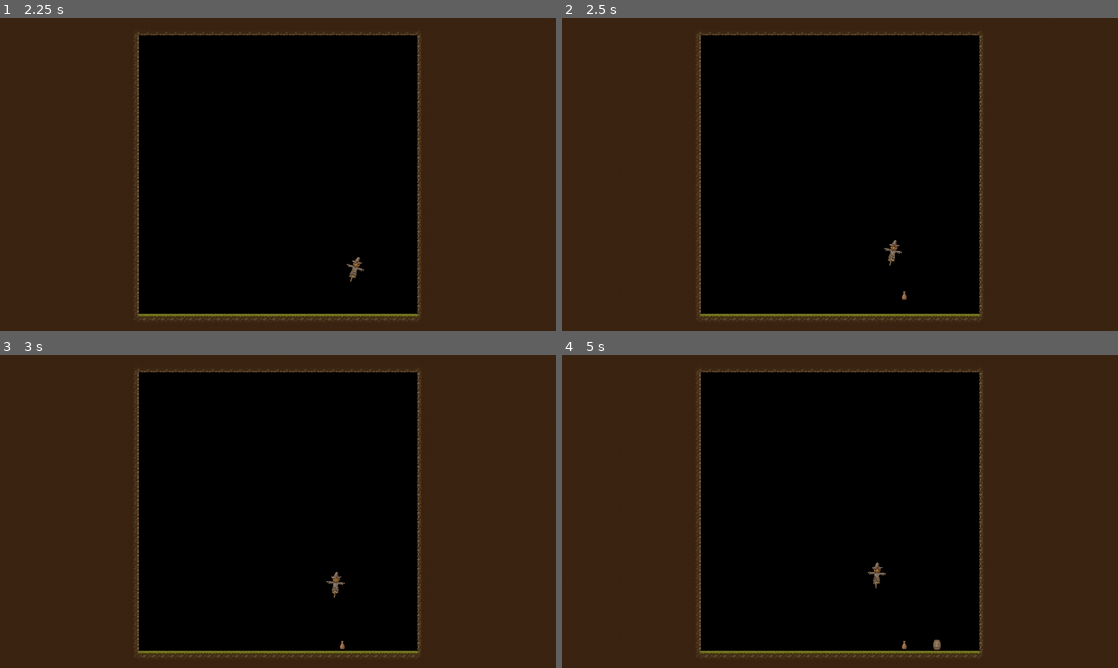
Above: before the commit, frames 1-4 (two rows, left to right).
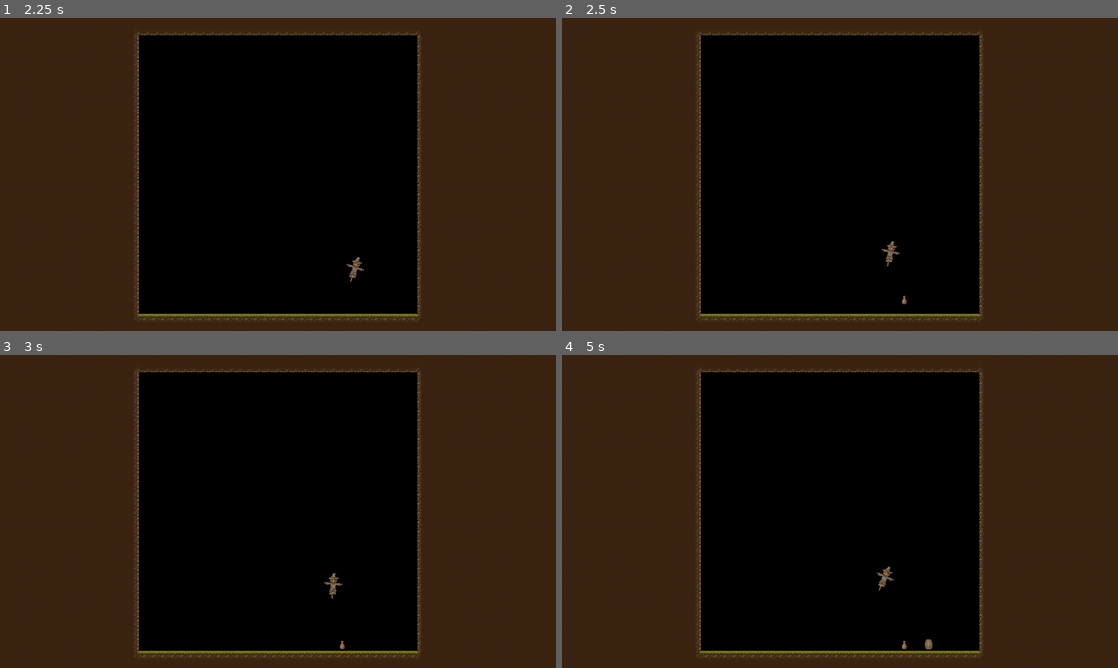
Above: after the commit, the same moments.

Repository: adudewithapc/piktiv-autumn-game-jam-2024
Game: Godot game, scene res://Scenes/Menu.tscn
Same seed, same stepped clock (60 frames per second), same inputs: the game is played once before the commit and once after it.
Inputs:
- Up to frame 1 (2.25 s): click "Play" at 0.5 s; tap Enter (ui_accept) at 1.25 s; hold Right (first_move_right) 1.28-2.03 s; tap Space (jump) at 1.52 s; hold Left (first_move_left) from 2.03 s (still down)
- Up to frame 2 (2.5 s): keep holding Left (first_move_left); tap Space (jump) at 2.27 s
- Up to frame 3 (3 s): release Left (first_move_left) at 2.78 s; hold Right (first_move_right) from 2.78 s (still down)
- Up to frame 4 (5 s): tap Space (jump) at 3.77, 4.52 s; tap Enter (ui_accept) at 4.25 s; release Right (first_move_right) at 4.28 s; hold Left (first_move_left) from 4.28 s (still down)

Frame 1 is identical in both runs. In frame 2, 0.1% of the frame differs, in the area x 57-62%, y 70-92%; in frame 3, 0.1%; in frame 4, 0.3%, in the area x 55-69%, y 66-95%.

Commit message:
changed origin on props

Diff:
--- a/Props/PropSpawner.tscn
+++ b/Props/PropSpawner.tscn
@@ -4,7 +4,7 @@
 [ext_resource type="PackedScene" uid="uid://dnp272tyhjipt" path="res://Props/block_2.tscn" id="3_sbn5i"]
 [ext_resource type="PackedScene" uid="uid://bbyx8bj5rmr6e" path="res://Props/barrel_1.tscn" id="4_2lys0"]
 [ext_resource type="PackedScene" uid="uid://bha4k6r5f1l81" path="res://Props/pumpkin_1.tscn" id="5_p2nqt"]
-[ext_resource type="PackedScene" uid="uid://c3k2ex2tetppe" path="res://Props/tree/tree_1.tscn" id="6_epv6p"]
+[ext_resource type="PackedScene" uid="uid://c3k2ex2tetppe" path="res://tree_1.tscn" id="6_epv6p"]
 [ext_resource type="PackedScene" uid="uid://cnxvoheptqyib" path="res://Props/vase_1.tscn" id="7_gqcjh"]
 
 [node name="SpawnPosition" type="Marker2D"]
--- a/Props/barrel_1.tscn
+++ b/Props/barrel_1.tscn
@@ -8,6 +8,7 @@
 [node name="Barrel1" instance=ExtResource("1_ro552")]
 
 [node name="CollisionShape2D" parent="." index="0"]
+position = Vector2(0, 16)
 shape = SubResource("RectangleShape2D_d63f7")
 
 [node name="Sprite2D" parent="CollisionShape2D" index="0"]
--- a/Props/block_1.tscn
+++ b/Props/block_1.tscn
@@ -13,6 +13,7 @@
 physics_material_override = SubResource("PhysicsMaterial_vdv4i")
 
 [node name="CollisionShape2D" type="CollisionShape2D" parent="."]
+position = Vector2(0, 24)
 shape = SubResource("RectangleShape2D_mnmb7")
 
 [node name="Sprite2D" type="Sprite2D" parent="CollisionShape2D"]
--- a/Props/block_2.tscn
+++ b/Props/block_2.tscn
@@ -8,6 +8,7 @@
 [node name="Block2" instance=ExtResource("1_co2yr")]
 
 [node name="CollisionShape2D" parent="." index="0"]
+position = Vector2(0, 16)
 shape = SubResource("RectangleShape2D_cp0v2")
 
 [node name="Sprite2D" parent="CollisionShape2D" index="0"]
--- a/Props/pumpkin_1.tscn
+++ b/Props/pumpkin_1.tscn
@@ -8,6 +8,7 @@
 [node name="Pumpkin1" instance=ExtResource("1_xxfyt")]
 
 [node name="CollisionShape2D" parent="." index="0"]
+position = Vector2(0, 16)
 shape = SubResource("CircleShape2D_weto0")
 
 [node name="Sprite2D" parent="CollisionShape2D" index="0"]
--- a/Props/tree/tree_1.tscn
+++ b/tree_1.tscn
@@ -11,7 +11,7 @@
 physics_material_override = SubResource("PhysicsMaterial_vdv4i")
 
 [node name="CollisionPolygon2D" type="CollisionPolygon2D" parent="."]
-position = Vector2(-1, 4)
+position = Vector2(-1, 75)
 polygon = PackedVector2Array(6, 69, 6, 37, 27, 20, 58, 8, 61, -15, 59, -38, 32, -61, 19, -54, -7, -73, -32, -54, -46, -52, -54, -36, -54, -23, -63, -14, -54, 7, -51, 19, -26, 25, -7, 36, -7, 69)
 
 [node name="Sprite2D" type="Sprite2D" parent="CollisionPolygon2D"]
